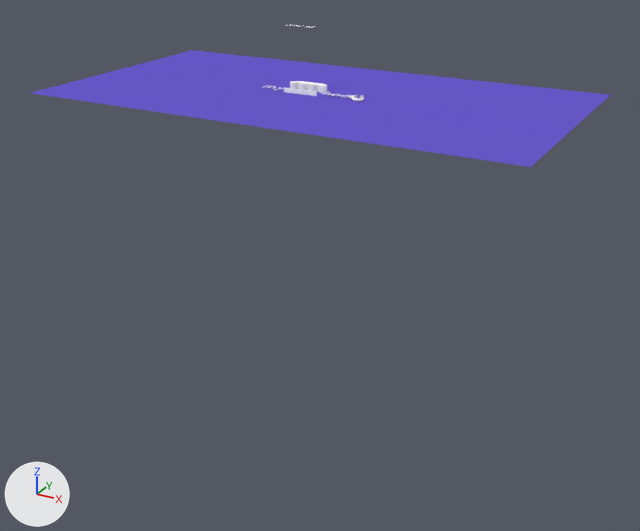
What one commit did to the Blender file blender-app/mlh-flat-bg-other.blend.
Both versions are drawn from a 50 mm lens placed at (27.5, -44.8, 7.9), pointed at (3.3, -0.8, -14.2). The lights are fixed; the arrows at lower left show +X, +Y and +Z. Text is drawn in Blender's own font.

The scene before the commit, as lines of its bpy script (objects in view):
```python
mat_material_006 = diffuse_material('Material.006')
mat_material_006.base_color = (0.144, 0.102, 0.61)  # blue #6a5acd
mat_material_010 = diffuse_material('Material.010')
mat_material_010.base_color = (1.0, 1.0, 1.0)  # white #ffffff
mat_material_012 = diffuse_material('Material.012')
mat_material_012.base_color = (1.0, 1.0, 1.0)  # white #ffffff
me_cube_002 = bpy.data.meshes.new('Cube.002')
me_cube_002.from_pydata(...)  # a box spanning x -1.0..1.0, y -1.0..1.0, z -1.0..1.0
me_cube_002.materials.append(mat_material_012)  # white #ffffff
me_cylinder_006 = bpy.data.meshes.new('Cylinder.006')
me_cylinder_006.from_pydata(...)  # 394 vertices, 243 faces, 1 loose edge; spans x -1.0..8.62, y -1.6..2.13, z -1.0..1.0
me_cylinder_006.materials.append(mat_material_010)  # white #ffffff
me_plane = bpy.data.meshes.new('Plane')
me_plane.from_pydata([(-1.0, -1.0, 0.0), (1.0, -1.0, 0.0), (-1.0, 1.0, 0.0), (1.0, 1.0, 0.0)], [], [(0, 1, 3, 2)])
me_plane.materials.append(mat_material_006)  # blue #6a5acd
ob_cube = bpy.data.objects.new('Cube', me_cube_002)
ob_cube.location = (1.62, -0.16, -3.73)
ob_cube.scale = (1.09, 0.06, 0.19)
ob_plane = bpy.data.objects.new('Plane', me_plane)
ob_plane.location = (2.58, 0.36, -3.79)
ob_plane.scale = (15.0, 8.0, 1.0)
ob_tent = bpy.data.objects.new('Tent', me_cylinder_006)
ob_tent.location = (0.6, 0.93, -3.64)
ob_tent.rotation_euler = (0.0, 0.0, 0.0784)  # degrees (0, 0, 4.5)
ob_tent.scale = (0.257, 0.257, 0.257)
```
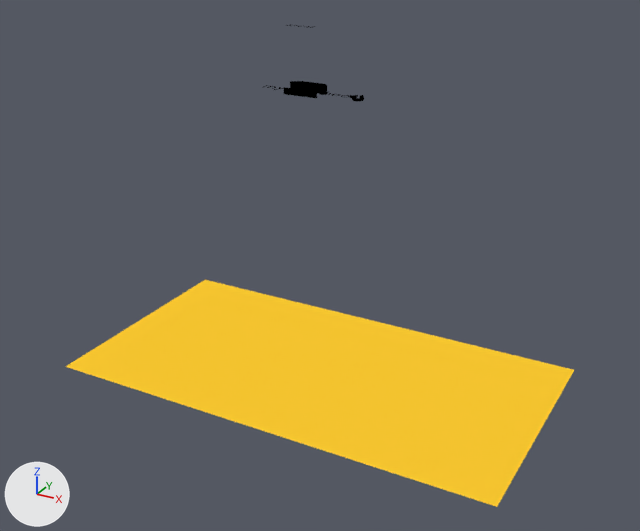
Pixel boxes (x1, y1, x2, y2) of what changed, in the pictures (640 x 531 px):
'Plane', recoloured, moved
    before: (31, 50, 610, 167)
    after: (65, 280, 574, 507)
'Tent', recoloured (white to black)
    both: (290, 81, 327, 95)
'Cube', recoloured (white to black)
    both: (284, 87, 317, 98)

What the commit changed:
Material 'Material.012' (mat_material_012) changes colour from white #ffffff to black #000000; in linear values from (1.0, 1.0, 1.0) to (0.0, 0.0, 0.0).
Material 'Material.010' (mat_material_010) changes colour from white #ffffff to black #000000; in linear values from (1.0, 1.0, 1.0) to (0.0, 0.0, 0.0).
Material 'Material.006' (mat_material_006) changes colour from blue #6a5acd to yellow #ffcc31; in linear values from (0.144, 0.102, 0.61) to (1.0, 0.604, 0.0307).
Object 'Plane' (ob_plane) moves from (2.58, 0.36, -3.79) to (2.58, 0.36, -22.22).
